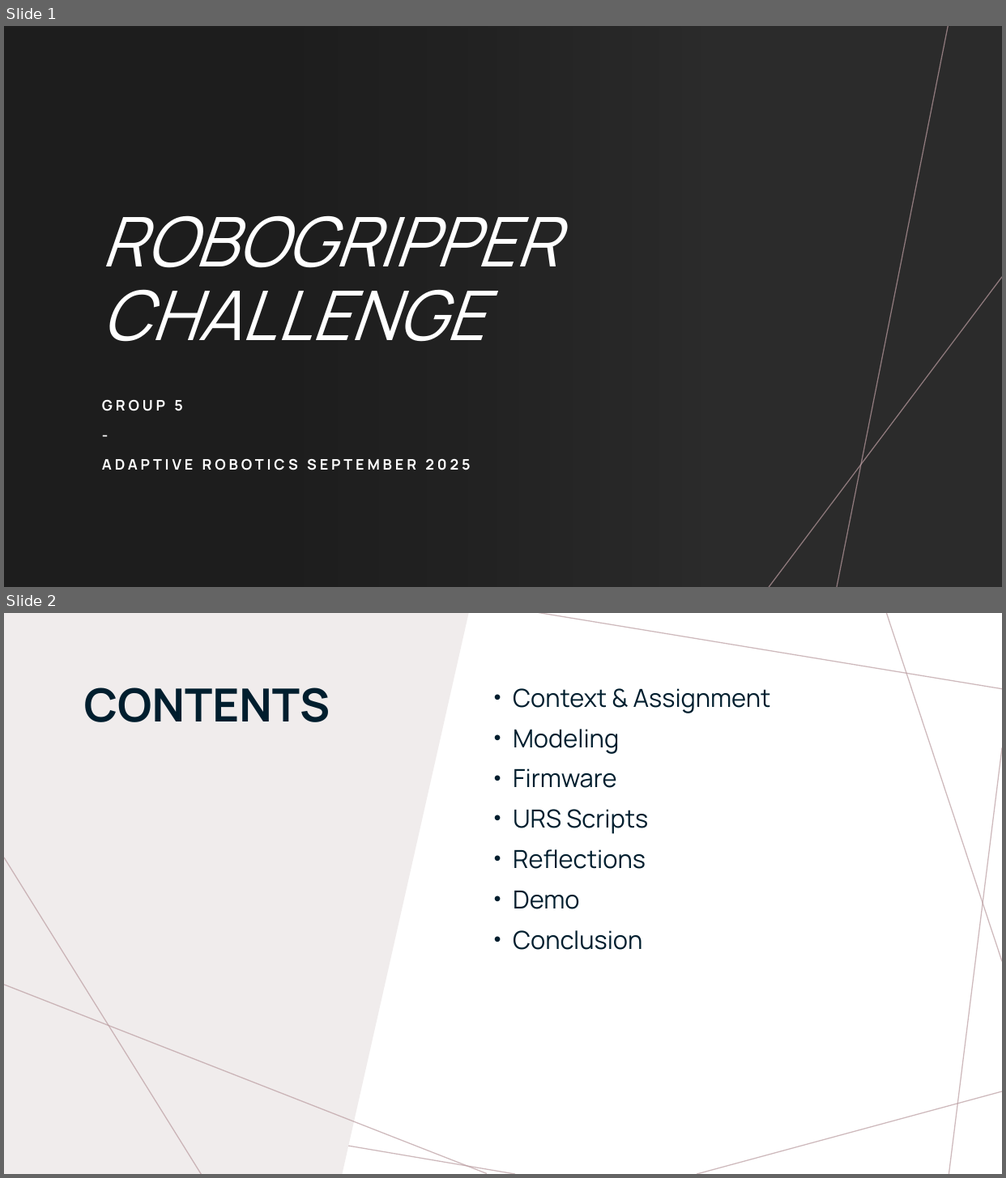
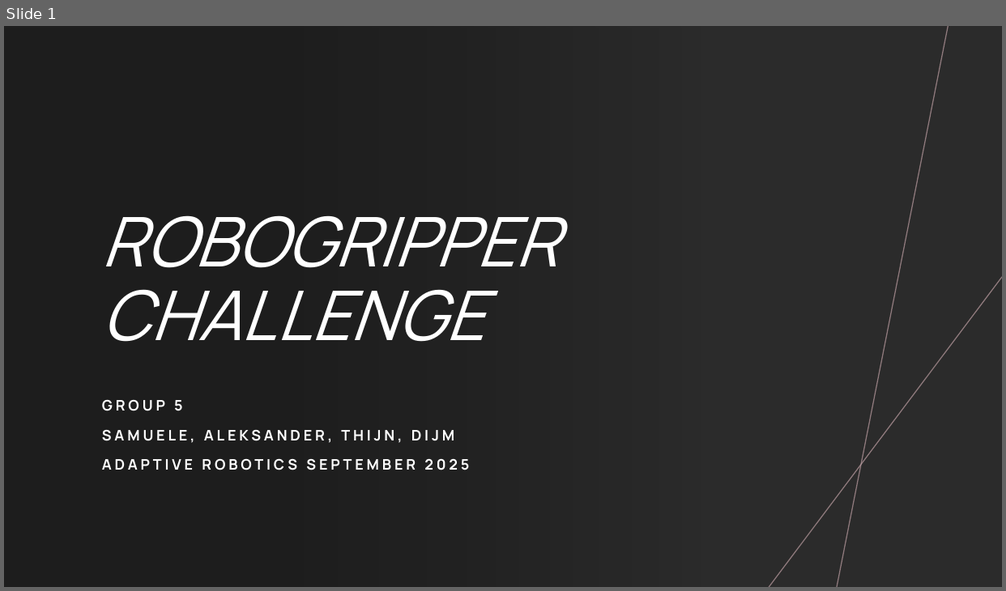
Before and after one commit to thijnmens/robogripper, a slide deck: docs/Delivery Challenge 1 Group 5.pptx. Shown one above the other, each under a label of ours: slides 1 and 2 before the commit, slide 1 after it. The pictures are 1006x1178 and 1006x591 pixels, drawn with LibreOffice and Linux fonts; fonts in the diff are those of the drawing; background and template pictures are left out; a plain dark background stands for a picture behind light text. Boxes give left, top, right and bottom in pixels: in the first picture for what was removed or moved away, otherwise in the second. Text is boxed around its words. In the diff, an @@ line names an element or a change of style, - is before the commit and + after.

```diff
--- a/docs/Delivery Challenge 1 Group 5.pptx
+++ b/docs/Delivery Challenge 1 Group 5.pptx
@@ slide 2 removed at [4, 613, 1002, 1174], background #FFFFFF; not listed: 7 template elements that a slide beside it also shows @@
@@ freeform shape removed at [4, 613, 469, 1174] @@
@@ title removed at [84, 688, 330, 722] @@
-CONTENTS
@@ text removed at [513, 688, 771, 950] @@
-• Context & Assignment
-• Modeling
-• Firmware
-• URS Scripts
-• Reflections
-• Demo
-• Conclusion
@@ line removed from (202, 1174) to (4, 858) @@
@@ line removed from (487, 1174) to (4, 985) @@
@@ slide 1 changed as well @@
@@ subtitle at [102, 430, 454, 443]: text changed @@
--
+SAMUELE, ALEKSANDER, THIJN, DIJM
```
Also in this commit, not shown: 4 other slides changed, 2 slides added, 3 other slides removed, 26 other files.
